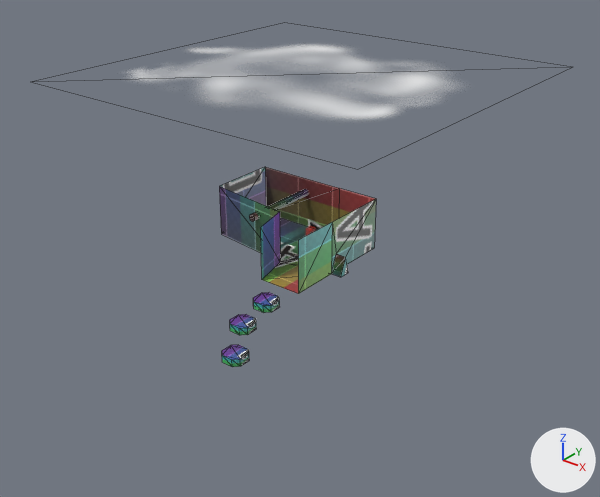
Renders of the glTF model warehouse.glb from each side of a commit.
The view is the same before and after, from a 50 mm camera at (135.5, -167.7, 102.0) aimed at (14.5, -16.5, 8.3). The lights are fixed; the arrows at lower right show +X, +Y and +Z. Mesh edges are drawn as thin lines. Where no turn or scale is listed for an object, it has been applied to the vertices.
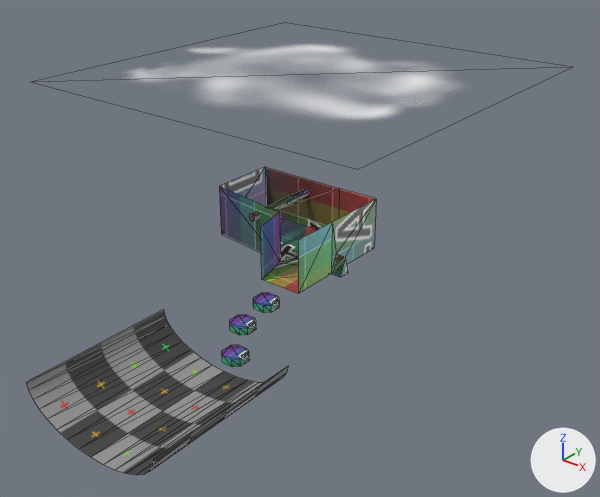
The change in detail:
Mesh me_cylinder_002 is new.
It has 34 vertices, 32 faces and spans x -20.0..20.0, y -20.0..20.0, z -10.0..0.0.
It uses material mat_material_002 (picture img_untitled_002).
Object 'Cylinder' (ob_cylinder) is new; it shows me_cylinder_002.
Its location is (16.5, -68.2, -2.0).

What differs and where, as boxes [x1, y1, x2, y2] in the pictures (600 x 497 px):
'Cylinder', added
    after: [27, 310, 288, 475]
